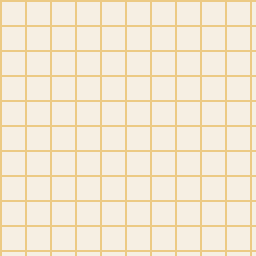
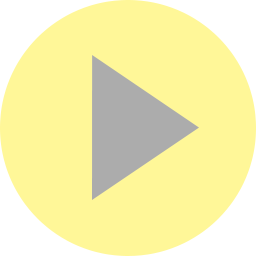
Layered file, before and after one edit (256x256). Changes by layer:
hid group "Background" (1st of 4) (1 layers) over [left=0, top=0, right=256, bottom=256]
renamed "PauseButton" to "ButtonPlay", showed the group it (2 layers) over [left=0, top=0, right=256, bottom=256]
added layer "Item" in group "ButtonPlay" over [left=92, top=55, right=199, bottom=200]
